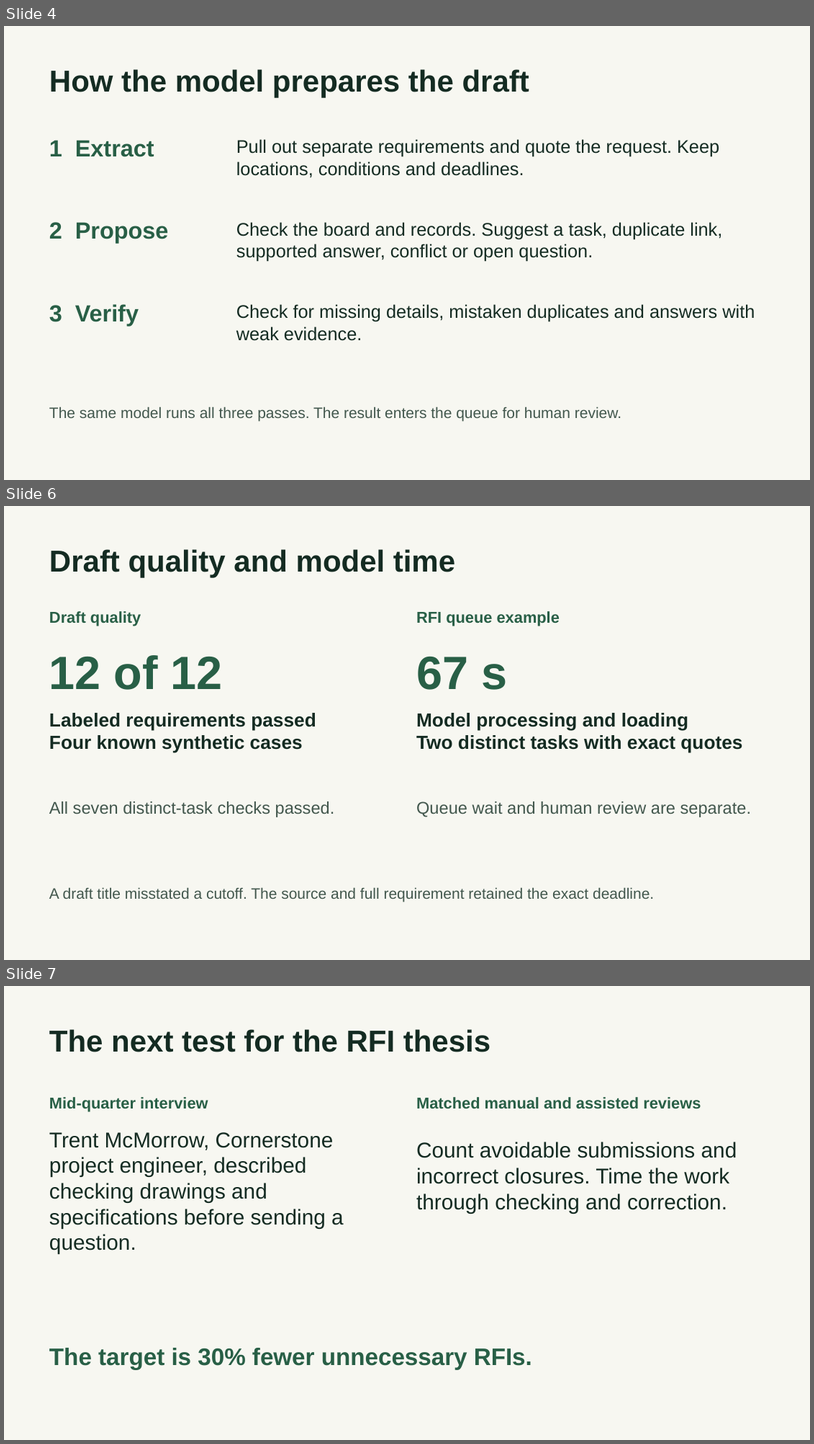
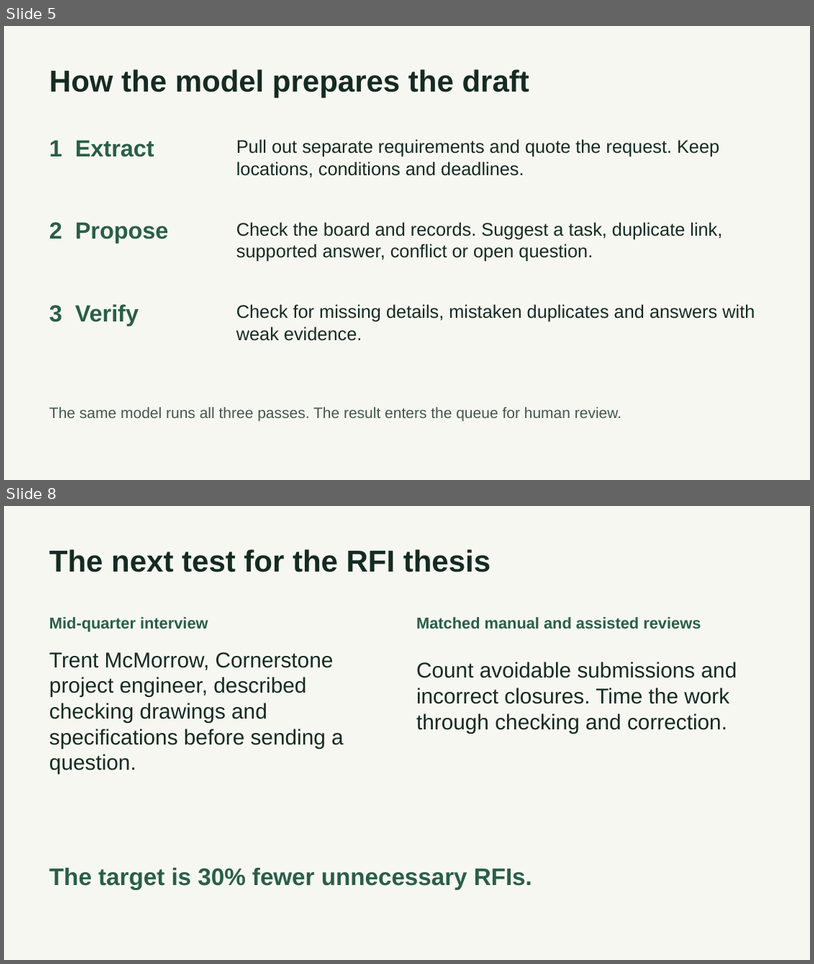
Before and after one commit to AnthonyFald/capstone-grp2, a slide deck: documents/demo-3/Demo 3 Presentation.pptx. Shown one above the other, each under a label of ours: slides 4, 6 and 7 before the commit, slides 5 and 8 after it; the slides between them are not shown. The pictures are 814x1444 and 814x964 pixels, drawn with LibreOffice and Linux fonts; fonts in the diff are those of the drawing. Boxes give left, top, right and bottom in pixels: in the first picture for what was removed or moved away, otherwise in the second. Text is boxed around its words. In the diff, an @@ line names an element or a change of style, - is before the commit and + after.

```diff
--- a/documents/demo-3/Demo 3 Presentation.pptx
+++ b/documents/demo-3/Demo 3 Presentation.pptx
@@ slide 6 removed at <box>4,506,810,960</box>, background #F7F7F1 @@
@@ text removed at <box>49,549,455,578</box> @@
-Draft quality and model time
@@ text removed at <box>49,611,141,626</box> @@
-Draft quality
@@ text removed at <box>417,611,560,626</box> @@
-RFI queue example
@@ text removed at <box>49,655,223,690</box> @@
-12 of 12
@@ text removed at <box>417,656,507,690</box> @@
-67 s
@@ text removed at <box>49,713,316,753</box> @@
-Labeled requirements passed
-Four known synthetic cases
@@ text removed at <box>417,713,743,753</box> @@
-Model processing and loading
-Two distinct tasks with exact quotes
@@ text removed at <box>49,801,335,817</box> @@
-All seven distinct-task checks passed.
@@ text removed at <box>417,801,751,817</box> @@
-Queue wait and human review are separate.
@@ text removed at <box>49,888,654,901</box> @@
-A draft title misstated a cutoff. The source and full requirement retained the exact deadline.
@@ what was slide 4 is now slide 5 @@
@@ what was slide 7 is now slide 8 @@
```
Also in this commit, not shown: 3 slides changed, 2 slides added, 10 other files.
